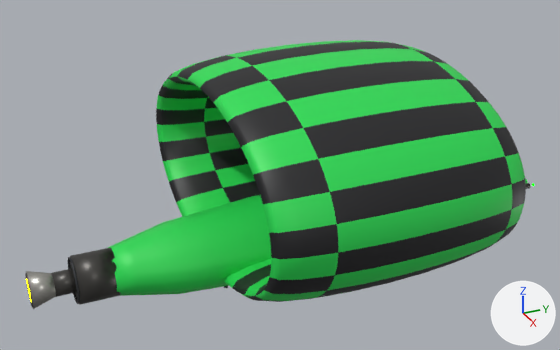
The glTF model ThoriumGap_JS/models/Ship_Hooper_900396.glb as it was, and as the next commit left it.
Rendered twice from a 50 mm camera at (7.39, -4.14, 4.48) aimed at (-0.1, -0.77, 0.74). The lights are fixed; the arrows at lower right show +X, +Y and +Z. The older version comes first. Where no turn or scale is listed for an object, it has been applied to the vertices.

The first picture shows 'EngineBell_Center_AftHullBurnishedNozzle', 'EngineBlock_AftHullIntegratedMountPlate', 'EngineThroat_Center_AftHullDarkSocket', 'Fuselage_MainCenteredHull_CenterOfMassAtOrigin', 'Hoop_MainStructuralRing_YAxisHole_ElongatedY_LowerMidpointAtOrigin' and 2 more.
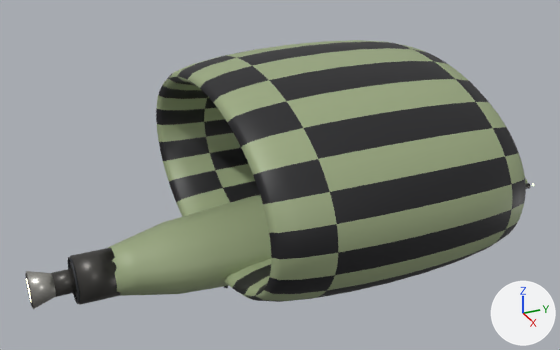
What the commit changed:
Material 'Ship_HoopFamily_ScoutHoop_ring_checkers_FullGreenWithBlackDetails_Seed900396_Hull_Main_FullGreenWithBlackDetails' (mat_ship_hoopfamily_scouthoop_ring_checkers_fullgreenwithblackdetails_seed900396_hull_main_fullgreenwithblackdetails) changes colour from green #27dd55 to greyish green #9baa81; in linear values from (0.02, 0.72, 0.09) to (0.33, 0.4, 0.22).
Material 'Ship_HoopFamily_ScoutHoop_ring_checkers_FullGreenWithBlackDetails_Seed900396_Paint_Primary_FullGreenWithBlackDetails' (mat_ship_hoopfamily_scouthoop_ring_checkers_fullgreenwithblackdetails_seed900396_paint_primary_fullgreenwithblackdetails) changes colour from green #27dd55 to greyish green #9baa81; in linear values from (0.02, 0.72, 0.09) to (0.33, 0.4, 0.22).

What differs and where, as boxes (x1, y1, x2, y2) in the pictures (560 x 350 px):
'Hoop_MainStructuralRing_YAxisHole_ElongatedY_LowerMidpointAtOrigin', recoloured (green to greyish green): (156, 40, 526, 302) in both
'Fuselage_MainCenteredHull_CenterOfMassAtOrigin', recoloured (green to greyish green): (108, 178, 528, 296) in both
